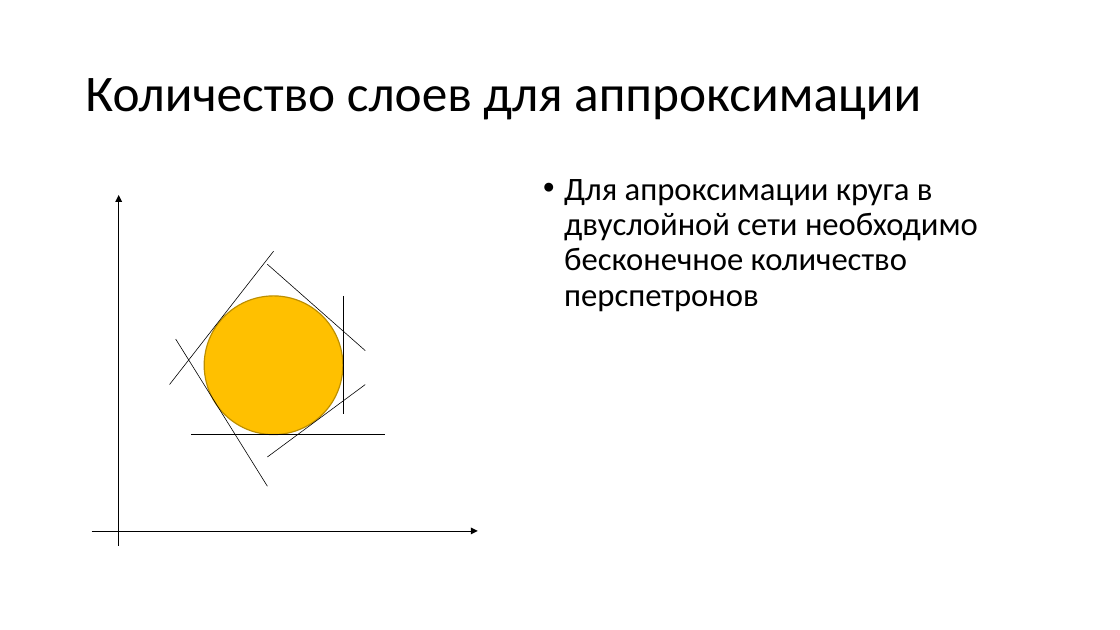
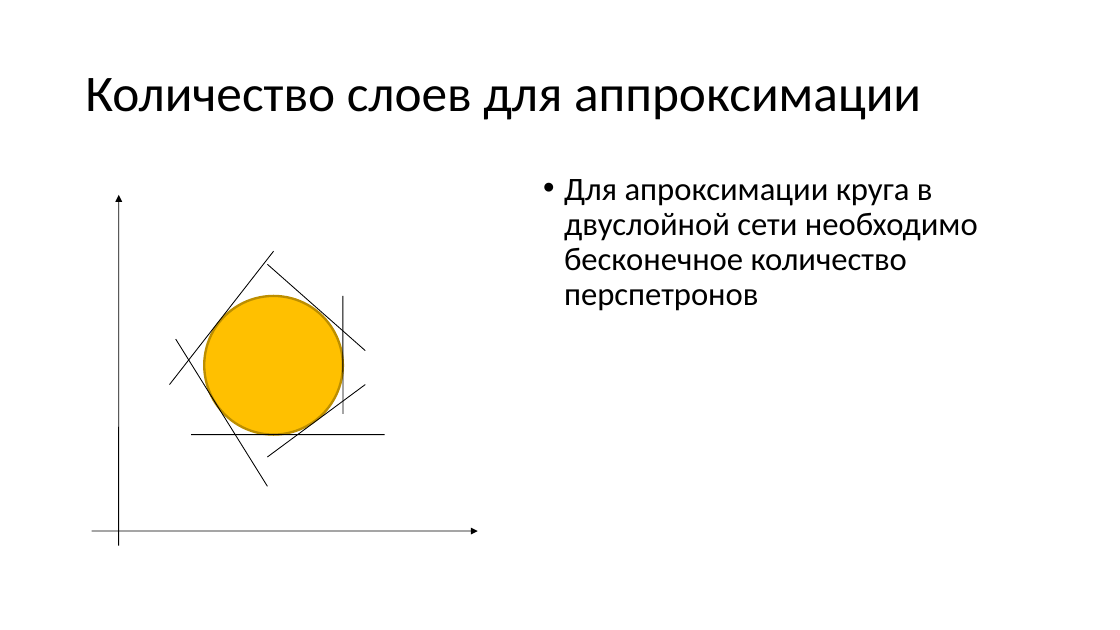
Before and after one commit to IMDxD/MLIsuct, a slide deck: slide 12 of fall2019/lecture8/Neural networks.pptx. Drawn at 1120x630 pixels with LibreOffice and Linux fonts; fonts in the diff are those of the drawing. Boxes give left, top, right and bottom in pixels: in the first picture for what was removed or moved away, otherwise in the second. Text is boxed around its words. In the diff, an @@ line names an element or a change of style, - is before the commit and + after.

```diff
--- a/fall2019/lecture8/Neural networks.pptx
+++ b/fall2019/lecture8/Neural networks.pptx
@@ arrow removed from (118, 546) to (118, 195) @@
@@ freeform shape added at [118,195,118,545], outline #000000 0.75 pt @@
@@ line (170, 385) - (274, 251): stroke #000000 0.5 pt to #000000 0.75 pt @@
@@ line (267, 265) - (365, 350): stroke #000000 0.5 pt to #000000 0.75 pt @@
@@ ellipse at [204,296,343,434]: outline #BD8E00 1 pt to #BD8E00 2 pt @@
@@ line (343, 296) - (343, 414): stroke #000000 0.5 pt to #000000 0.75 pt @@
@@ line (176, 339) - (267, 486): stroke #000000 0.5 pt to #000000 0.75 pt @@
@@ line (365, 385) - (267, 457): stroke #000000 0.5 pt to #000000 0.75 pt @@
@@ line (192, 434) - (385, 434): stroke #000000 0.5 pt to #000000 0.75 pt @@
@@ arrow removed from (92, 531) to (478, 531) @@
@@ freeform shape added at [92,531,478,531], outline #000000 0.75 pt @@
```
Also in this commit, not shown: 13 other slides changed, 4 other files.
